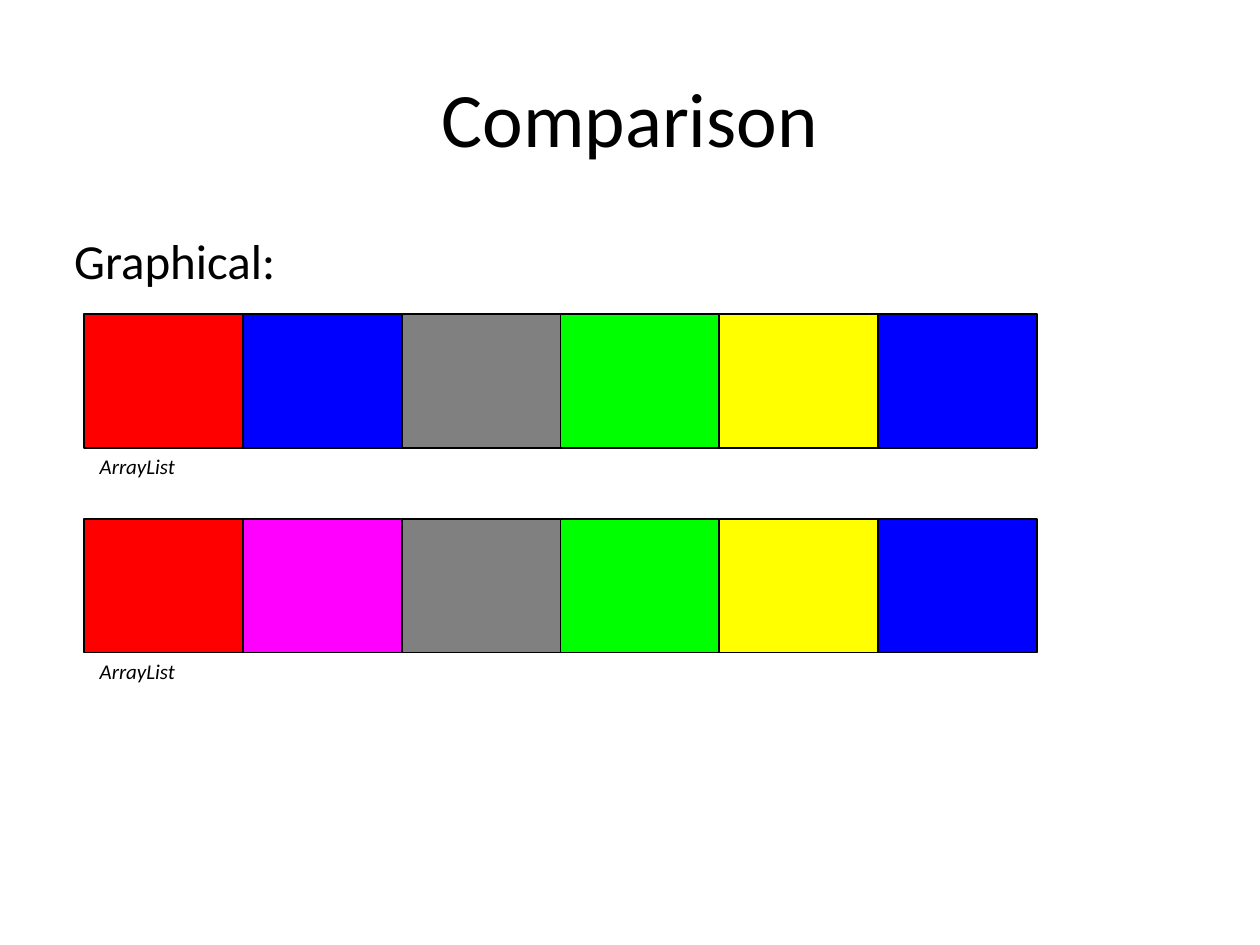
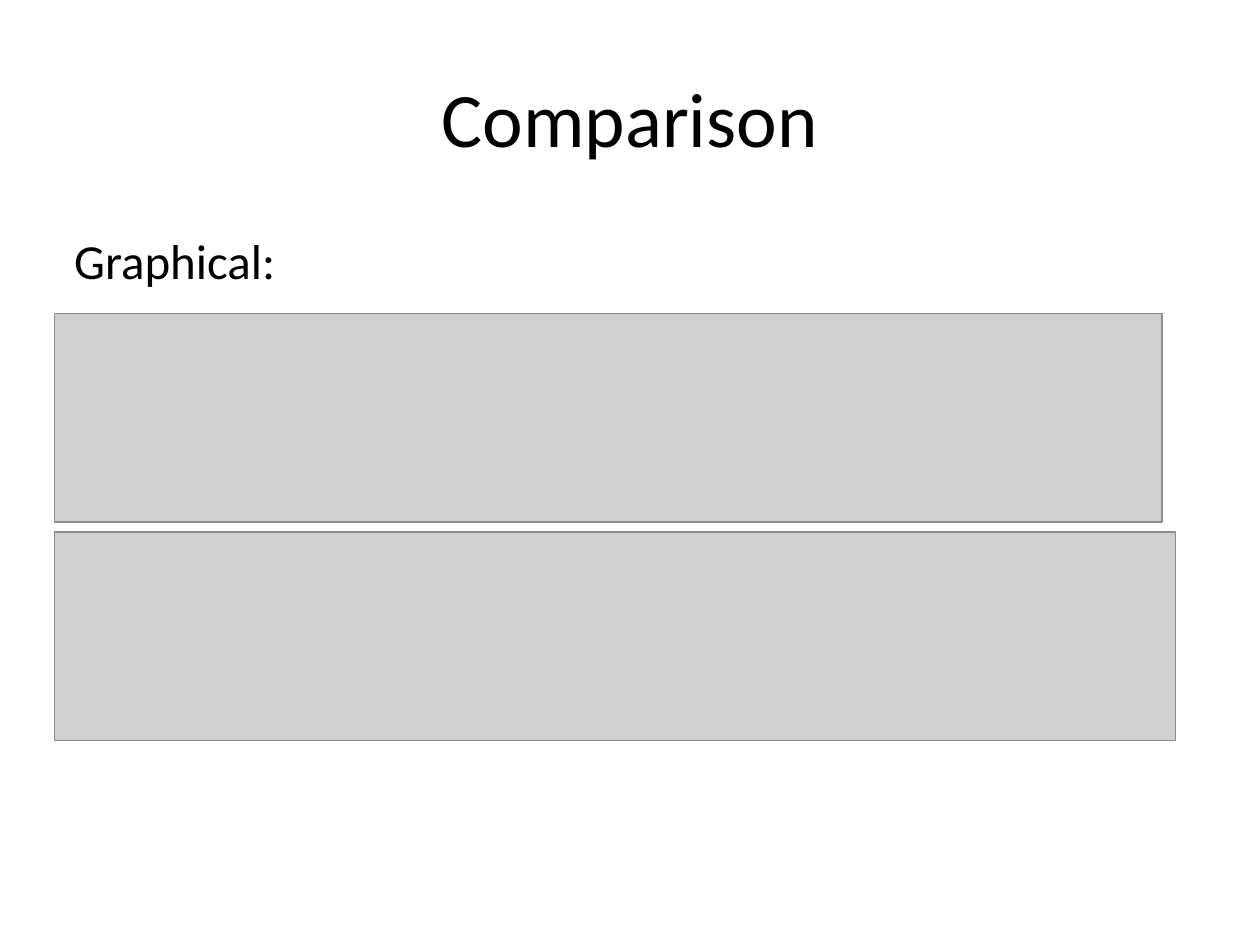
Before and after one commit to CedricReichenbach/DoodleDebug, a slide deck: slide 4 of presentation/Visualizing Objects in Java.pptx. Drawn at 1260x945 pixels with LibreOffice and Linux fonts; fonts in the diff are those of the drawing; grey boxes stand for pictures. Boxes give left, top, right and bottom in pixels: in the first picture for what was removed or moved away, otherwise in the second. Text is boxed around its words. In the diff, an @@ line names an element or a change of style, - is before the commit and + after.

```diff
--- a/presentation/Visualizing Objects in Java.pptx
+++ b/presentation/Visualizing Objects in Java.pptx
@@ picture added at bbox=[54, 314, 1162, 522] @@
@@ group removed at bbox=[84, 314, 1037, 478]: 6 rectangles, 1 text @@
-ArrayList
@@ picture added at bbox=[54, 532, 1176, 740] @@
@@ group removed at bbox=[84, 519, 1037, 683]: 6 rectangles, 1 text @@
-ArrayList
```
Also in this commit, not shown: 1 other slide changed, 6 slides added, 7 slides removed, 2 other files.
